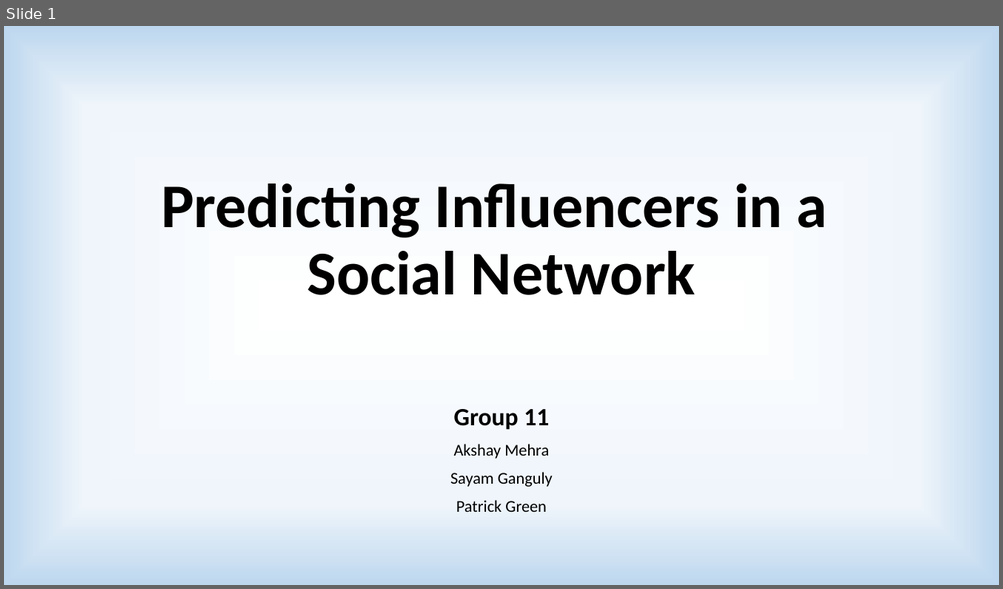
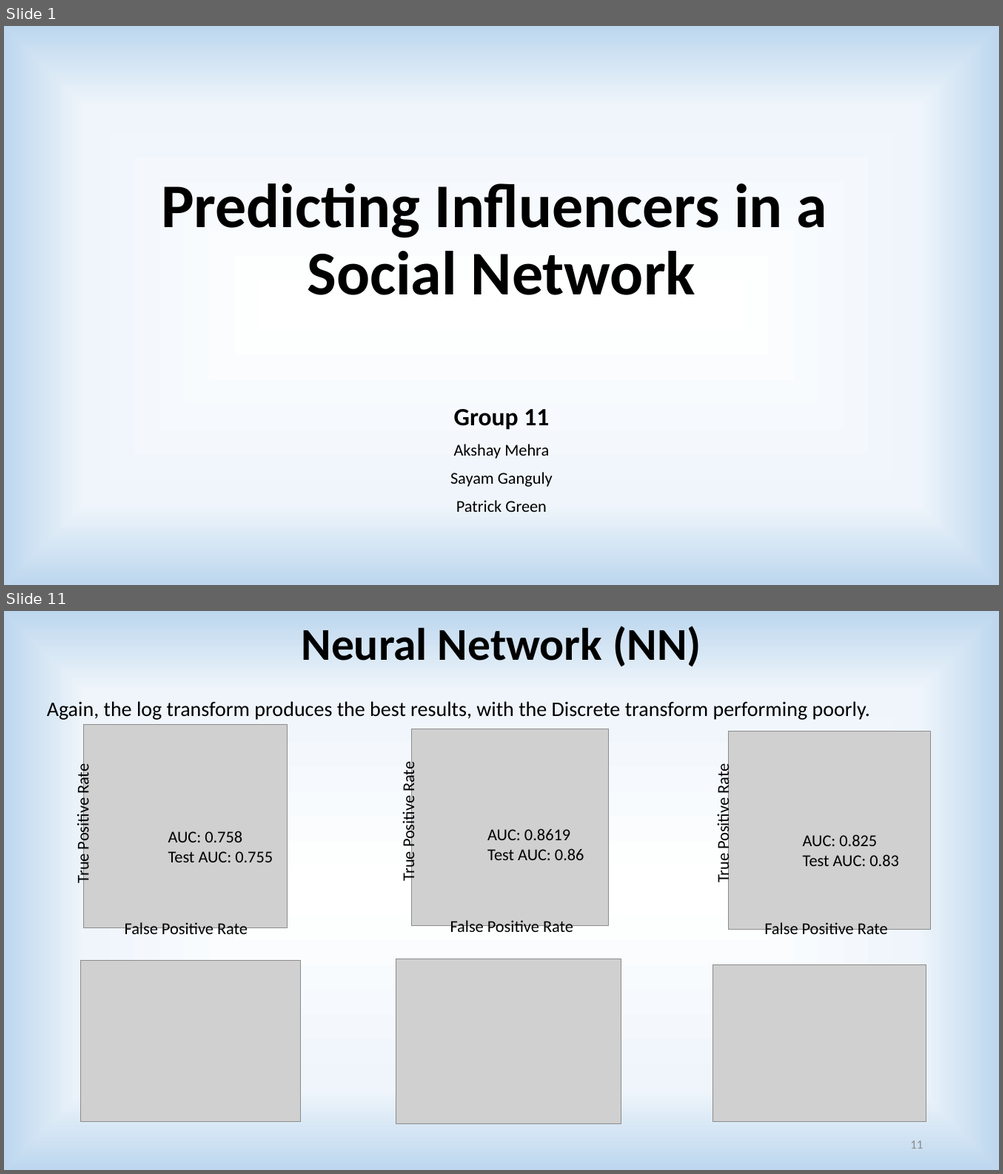
Before and after one commit to akshaymehra24/who-is-more-influential, a slide deck: Predicting Influencers in a Social Network.pptx. Shown one above the other, each under a label of ours: slide 1 before the commit, slides 1 and 11 after it; the slides between them are not shown. The pictures are 1003x589 and 1003x1174 pixels, drawn with LibreOffice and Linux fonts; fonts in the diff are those of the drawing; grey boxes stand for pictures. Boxes give left, top, right and bottom in pixels: in the first picture for what was removed or moved away, otherwise in the second. Text is boxed around its words. In the diff, an @@ line names an element or a change of style, - is before the commit and + after.

```diff
--- a/Predicting Influencers in a Social Network.pptx
+++ b/Predicting Influencers in a Social Network.pptx
@@ slide 11 added at box(4, 611, 999, 1170), background gradient #FFFFFF to #EFF5FB to #BDD7EE @@
@@ text added at box(301, 626, 700, 667), 44 pt, text #000000, bold @@
+Neural Network (NN)
@@ text added at box(47, 701, 870, 720), 20 pt, text #000000 @@
+Again, the log transform produces the best results, with the Discrete transform performing poorly.
@@ group added at box(398, 729, 609, 937): 3 texts, 1 picture @@
+AUC: 0.8619
+Test AUC: 0.86
+False Positive Rate
+True Positive Rate
@@ group added at box(73, 725, 287, 940): 3 texts, 1 picture @@
+AUC: 0.758
+Test AUC: 0.755
+False Positive Rate
+True Positive Rate
@@ group added at box(713, 731, 930, 939): 3 texts, 1 picture @@
+AUC: 0.825
+Test AUC: 0.83
+False Positive Rate
+True Positive Rate
@@ picture added at box(81, 961, 301, 1122) @@
@@ picture added at box(395, 959, 621, 1124) @@
@@ picture added at box(713, 965, 926, 1122) @@
@@ page number added at box(910, 1141, 922, 1149), 12 pt, text #8C8C8C @@
+11
```
Also in this commit, not shown: 6 slides changed, 7 other slides added, 10 slides removed, 13 other files.
